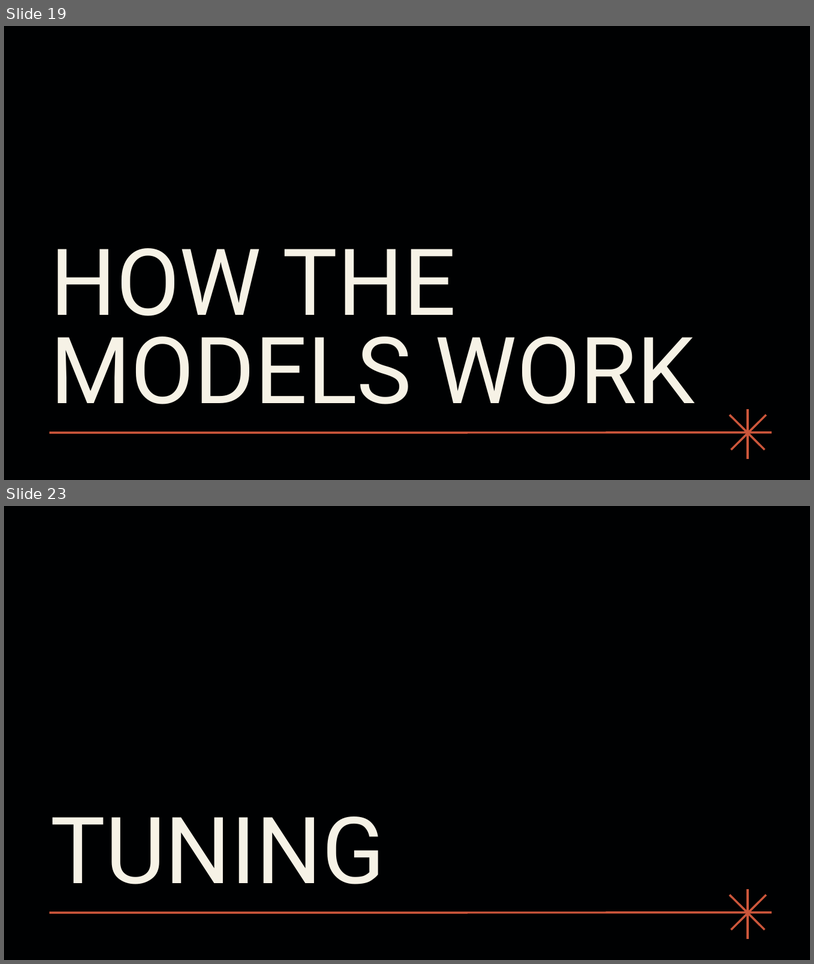
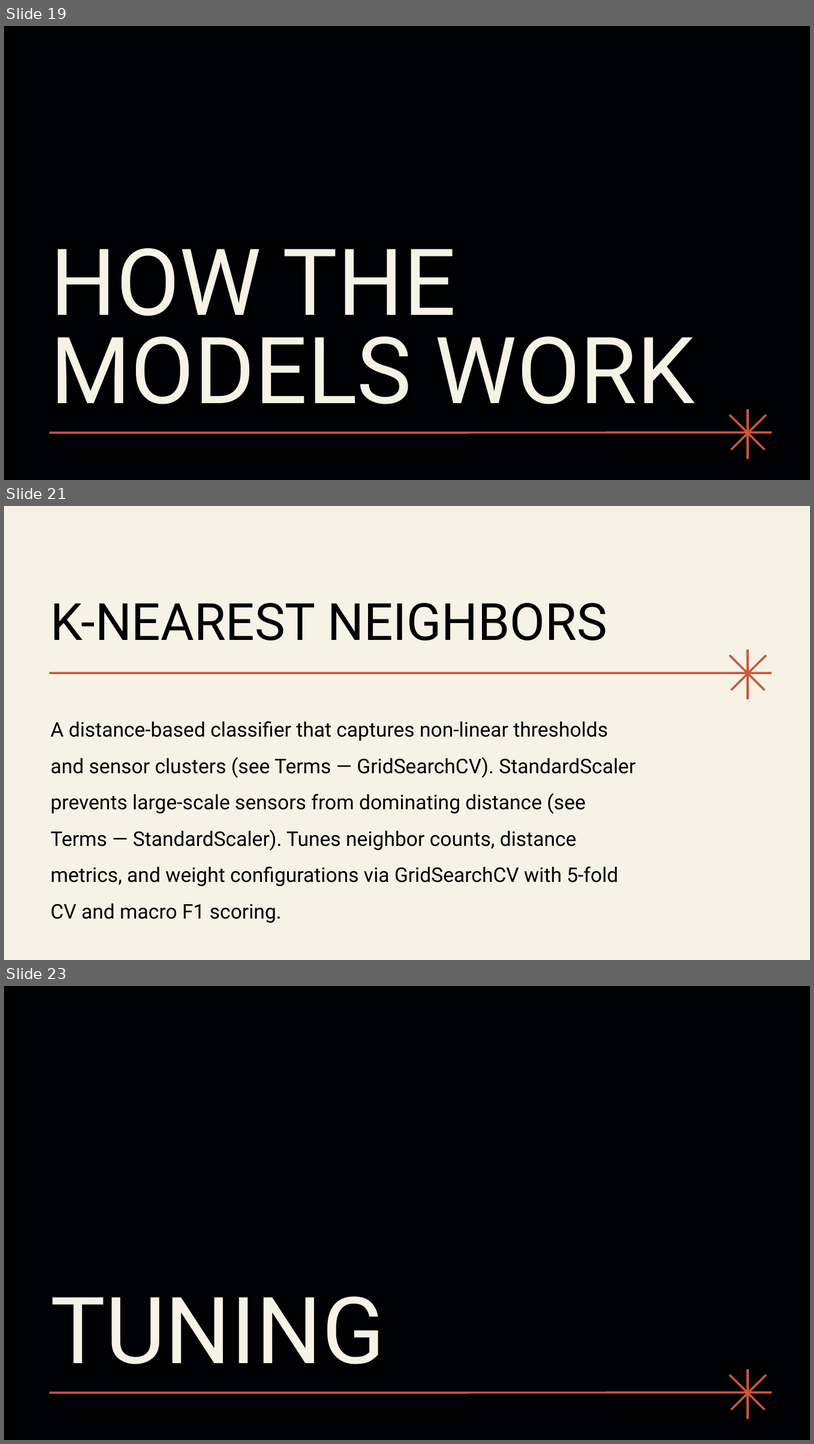
Before and after one commit to cucucumber789-svg/EGT309_T2_Chickenpie, a slide deck: EGT309 Presentation.pptx. Shown one above the other, each under a label of ours: slides 19 and 23 before the commit, slides 19, 21 and 23 after it; the slides between them are not shown. The pictures are 814x964 and 814x1444 pixels, drawn with LibreOffice and Linux fonts; fonts in the diff are those of the drawing. Boxes give left, top, right and bottom in pixels: in the first picture for what was removed or moved away, otherwise in the second. Text is boxed around its words. In the diff, an @@ line names an element or a change of style, - is before the commit and + after.

```diff
--- a/EGT309 Presentation.pptx
+++ b/EGT309 Presentation.pptx
@@ slide 21 added at box(4, 506, 810, 960), background #F6F2E6 @@
@@ title added at box(51, 603, 608, 640), 61 pt, text #000102 @@
+K-NEAREST NEIGHBORS
@@ freeform shape added at box(730, 655, 765, 691), outline #CC563B 2.5 pt @@
@@ freeform shape added at box(732, 655, 767, 691), outline #CC563B 2.5 pt @@
@@ freeform shape added at box(748, 650, 749, 699), outline #CC563B 2.5 pt @@
@@ freeform shape added at box(50, 673, 772, 673), outline #CC563B 2.5 pt @@
@@ text added at box(51, 721, 636, 922), 24 pt, text #000102 @@
+A distance-based classifier that captures non-linear thresholds and sensor clusters (see Terms — GridSearchCV). StandardScaler prevents large-scale sensors from dominating distance (see Terms — StandardScaler). Tunes neighbor counts, distance metrics, and weight configurations via GridSearchCV with 5-fold CV and macro F1 scoring.
```
Also in this commit, not shown: 2 slides changed, 4 other slides added, 3 slides removed, 1 other file.
